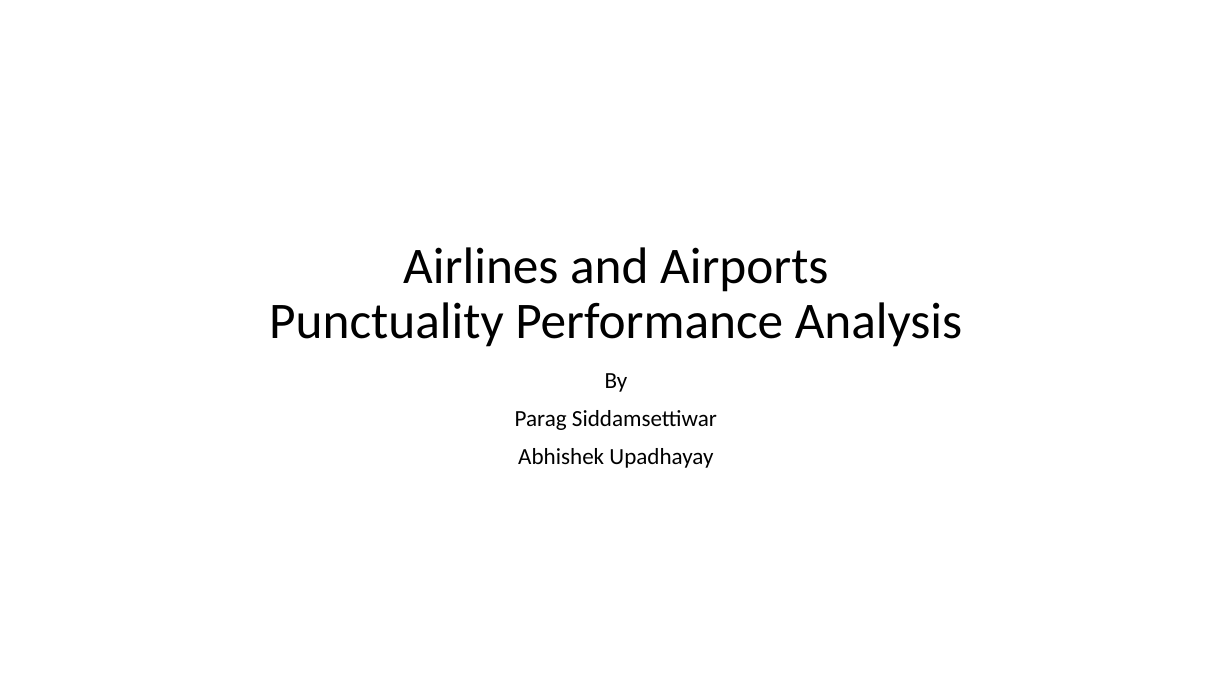
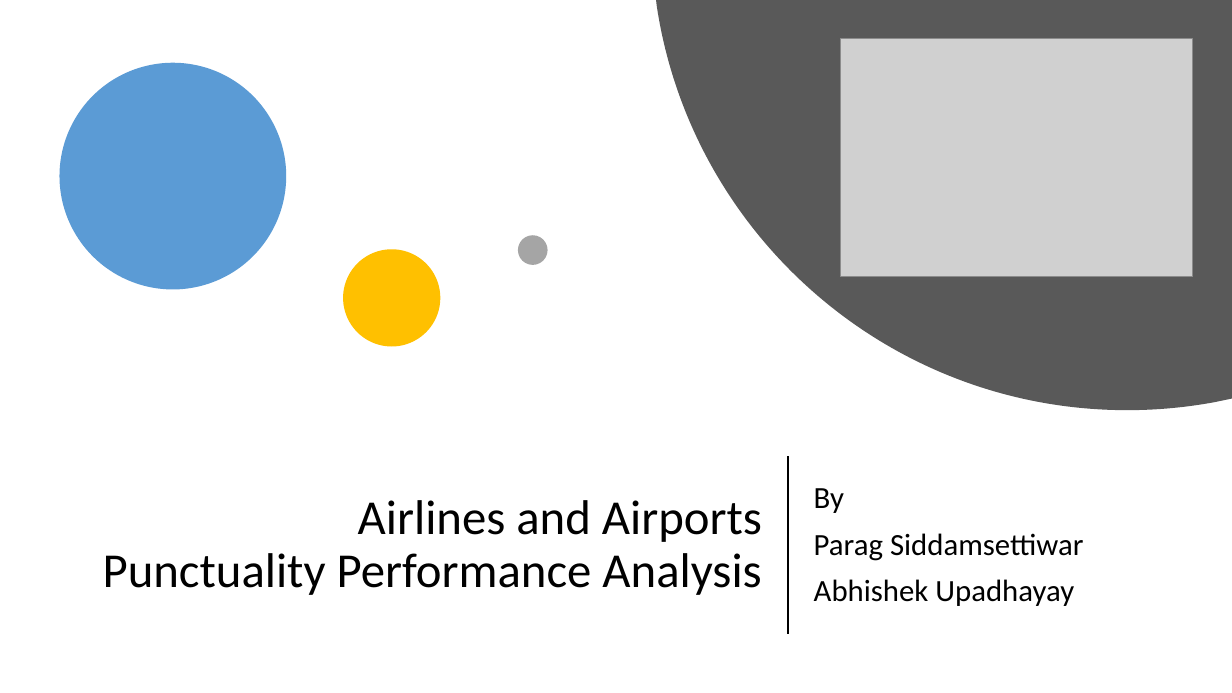
Before and after one commit to psiddam/awsSummer19Project, a slide deck: slide 1 of branch1/ProjectPresentation.pptx. Drawn at 1232x693 pixels with LibreOffice and Linux fonts; fonts in the diff are those of the drawing; grey boxes stand for pictures. Boxes give left, top, right and bottom in pixels: in the first picture for what was removed or moved away, otherwise in the second. Text is boxed around its words. In the diff, an @@ line names an element or a change of style, - is before the commit and + after.

```diff
--- a/branch1/ProjectPresentation.pptx
+++ b/branch1/ProjectPresentation.pptx
@@ freeform shape added at box(656, 0, 1232, 410), fill #595959 @@
@@ picture added at box(841, 39, 1193, 277) @@
@@ ellipse added at box(59, 63, 286, 289), fill #5B9BD5 @@
@@ ellipse added at box(518, 236, 548, 265), fill #A5A5A5 @@
@@ ellipse added at box(343, 250, 440, 347), fill #FFC000 @@
@@ title "Airlines and Airports Punctuality Performance ...": place and size @@
-title "Airlines and Airports Punctuality Performance ..." at box(269, 247, 962, 347)
+title "Airlines and Airports Punctuality Performance ..." at box(103, 500, 762, 595)
@@ title "Airlines and Airports Punctuality Performance ..." at box(103, 500, 762, 595): size 40 to 38 pt; alignment centre to right; vertical alignment bottom to middle @@
@@ line added from (788, 457) to (788, 633), #000000 1.5 pt @@
@@ subtitle "By": place and size @@
-subtitle "By" at box(515, 373, 717, 468)
+subtitle "By" at box(814, 488, 1084, 606)
@@ subtitle "By" at box(814, 488, 1084, 606): size 18 to 24 pt; alignment centre to left; vertical alignment top to middle @@
```
Also in this commit, not shown: 4 other slides changed, 13 slides added, 2 slides removed.
